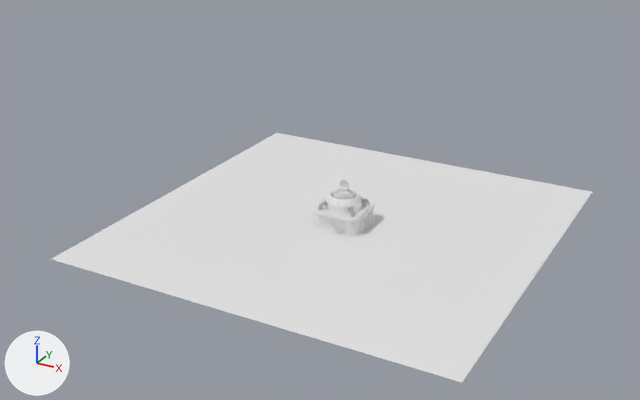
The Blender file blendergo/03.blend: old version first, new version second.
Before and after are seen from a 50 mm camera at (74.0, -144.3, 74.3) aimed at (-2.3, -5.6, 5.0). The lights are fixed; the arrows at lower left show +X, +Y and +Z.

In view in the first picture: '平面', '立方体', '立方体.001'.
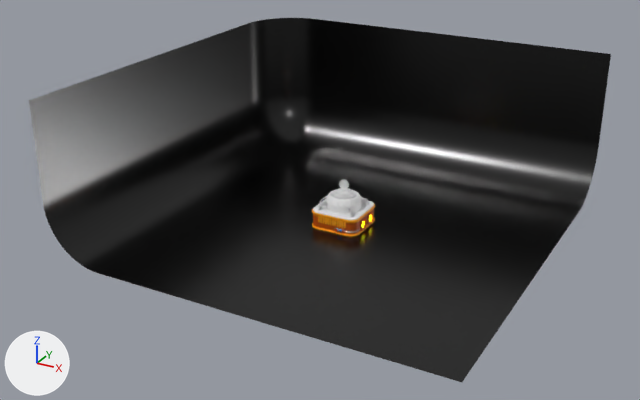
Pixel boxes (x1, y1, x2, y2) of what changed, in the pictures (640 x 400 px):
```json
{"object": "平面", "change": "reshaped", "before": [52, 133, 592, 382], "after": [29, 18, 611, 382], "on screen": "8% wider, 46% taller"}
{"object": "立方体.001", "change": "recoloured", "before": [318, 216, 346, 228], "after": [318, 216, 346, 228]}
{"part": 1, "of": "me_立方体_001", "change": "recoloured", "before": [313, 209, 374, 234], "after": [313, 209, 374, 234]}
{"part": 2, "of": "me_立方体_001", "change": "recoloured", "before": [312, 204, 375, 237], "after": [312, 204, 375, 237], "on screen": "white to orange"}
{"part": 3, "of": "me_平面", "change": "built on", "before": [52, 133, 592, 382], "after": [29, 18, 611, 382]}
```

The change, as JSON lines over the scene's bpy script:
```json
{"op": "add", "block": "mat_材质_003", "code": ["mat_材质_003 = principled_material('材质.003')", "mat_材质_003.base_color = (0.0, 0.0, 0.0)  # black #000000", "mat_材质_003.roughness = 0.25"]}
{"op": "add", "block": "mat_材质_002", "code": ["mat_材质_002 = principled_material('材质.002')", "mat_材质_002.base_color = (1.0, 0.375, 0.0)  # orange #ffa500"]}
{"op": "add", "block": "mat_材质_001", "code": ["mat_材质_001 = principled_material('材质.001')", "mat_材质_001.base_color = (0.487, 0.0776, 0.0)  # orange #b94f00"]}
{"block": "me_立方体_001", "where": "me_立方体_001.from_pydata(...)  # 992 vertices, 962 faces; spans x -5.2..5.2, y -5.2..5.2, z -1.68..1.68"}
{"block": "me_立方体_001", "where": "# used by ob_立方体; location = (0.0, 0.0, 0.0)"}
{"block": "me_立方体_001", "change": "me_立方体_001 part 1: all 64 faces centred in x -5.0..5.0, y -5.0..5.0, z -0.95..0.45 switch from no material to mat_材质_001 (orange #b94f00)"}
{"block": "me_立方体_001", "change": "me_立方体_001 part 2: 898 of the faces centred in x -5.2..5.2, y -5.2..5.2, z -1.68..1.68 switch from no material to mat_材质_002 (orange #ffa500)"}
{"block": "me_立方体", "where": "me_立方体.from_pydata(...)  # 8 vertices, 6 faces; spans x -0.635..0.635, y -0.173..0.173, z -0.085..0.085"}
{"op": "add", "block": "me_立方体", "code": "me_立方体.materials.append(mat_材质_002)  # orange #ffa500"}
{"block": "me_平面", "where": "# used by ob_平面; location = (0.0, 0.0, -1.7); scale = (40.2, 40.2, 40.2)"}
{"op": "remove", "block": "me_平面", "code": "me_平面.from_pydata(...)  # 4 vertices, 1 face; spans x -1.0..1.0, y -1.0..1.0, z 0.0"}
{"op": "add", "block": "me_平面", "code": "me_平面.from_pydata(...)  # 217 vertices, 192 faces; spans x -1.0..1.0, y -1.0..1.0, z 0.0..0.76"}
{"block": "me_平面", "change": "me_平面 part 3: 3 vertices removed from x -1.0..1.0, y -1.0..1.0, z 0.0; 216 vertices added at x -1.0..1.0, y -1.0..1.0, z 0.0..0.76"}
{"block": "me_平面", "change": "me_平面 part 4: the surface is now shaded smooth"}
{"op": "add", "block": "me_平面", "code": "me_平面.materials.append(mat_材质_003)  # black #000000"}
```
